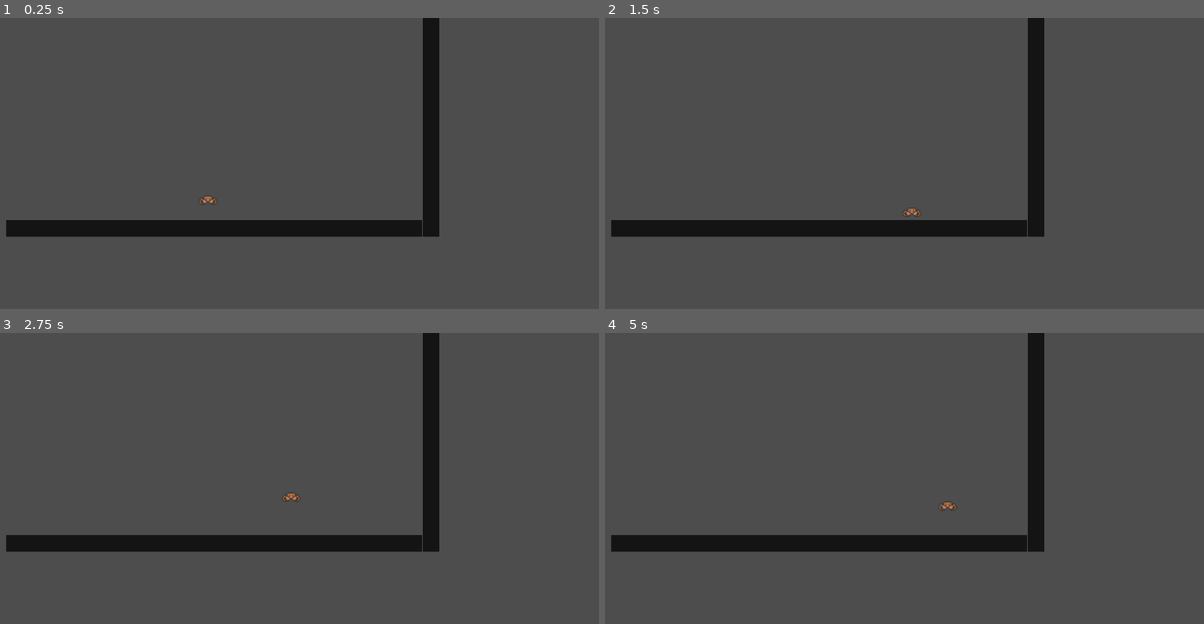
Above: before the commit, frames 1-4 (two rows, left to right).
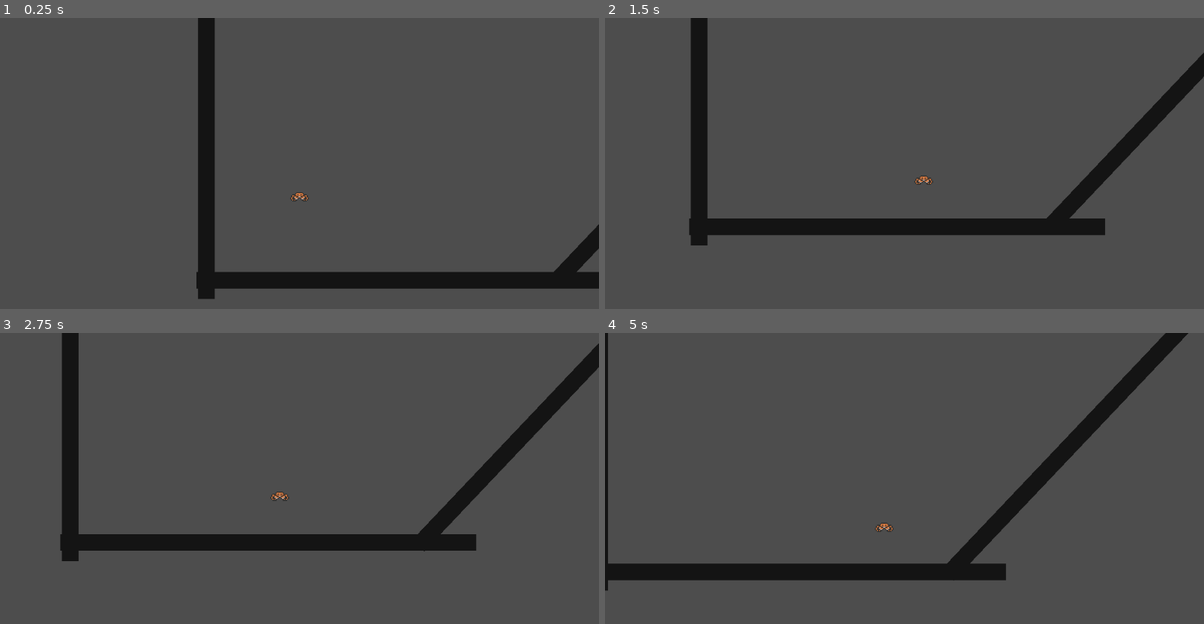
Above: after the commit, the same moments.

Repository: azeloup/crab-game
Game: Godot game, scene res://main.tscn
The game is run twice, just before and just after one commit, with the same random seed, the same clock (stepped at 60 frames per second) and the same inputs.
Inputs:
- Up to frame 1 (0.25 s): no input
- Up to frame 2 (1.5 s): hold D (move_right) from 0.53 s (still down); tap Shift (dash, bound only after the commit) at 0.6 s; tap Space (jump) at 0.77, 0.8, 1.07, 1.35 s
- Up to frame 3 (2.75 s): tap Space (jump) at 1.52, 1.82, 2.3 s; tap Shift (dash, bound only after the commit) at 1.55, 2.1 s; release D (move_right) at 2.03 s; hold A (move_left) from 2.03 s (still down)
- Up to frame 4 (5 s): release A (move_left) at 2.78 s; hold D (move_right) 2.78-4.28 s; tap Shift (dash, bound only after the commit) at 2.85, 4.35 s; tap Space (jump) at 3.02, 3.32, 3.6, 3.77, 4.07, 4.52, 4.82 s; hold A (move_left) from 4.28 s (still down)

The runs differ from the first frame. In frame 1, 13% of the frame differs, in the area x 1-100%, y 0-97%; in frame 2, 8.0%; in frame 3, 7.4%; in frame 4, 13%.

Commit message:
feat: adding basic movement and a dash

Diff:
--- a/crab-game/crab.gd
+++ b/crab-game/crab.gd
@@ -2,28 +2,160 @@
 
 @export var speed: float = 200.0
 @export var jump_velocity: float = -350.0
+@export var wall_climb_speed: float = 150.0
+@export var wall_jump_push: float = 250.0
+@export var wall_jump_up: float = 350.0
+@export var rotation_lerp_speed: float = 12.0
+@export var wall_stick_cooldown: float = 0.15
+@export var dash_speed: float = 600.0
+@export var dash_duration: float = 0.15
+@export var dash_cooldown: float = 0.4
+@export var dash_ghost_fade: float = 0.3
+
+enum State { NORMAL, WALL_STICK, DASH }
 
 @onready var sprite: AnimatedSprite2D = $AnimatedSprite2D
 
+var state: State = State.NORMAL
+var wall_normal: Vector2 = Vector2.ZERO
+var stick_cooldown: float = 0.0
+var facing: float = 1.0
+var dash_dir: float = 1.0
+var dash_timer: float = 0.0
+var dash_cd_timer: float = 0.0
+var air_dash_available: bool = true
+
 
 func _physics_process(delta: float) -> void:
-	# Gravité
+	stick_cooldown = max(0.0, stick_cooldown - delta)
+	dash_cd_timer = max(0.0, dash_cd_timer - delta)
+
+	match state:
+		State.NORMAL:
+			_process_normal(delta)
+		State.WALL_STICK:
+			_process_wall_stick(delta)
+		State.DASH:
+			_process_dash(delta)
+
+	_update_rotation(delta)
+	_update_animation()
+
+
+func _process_normal(delta: float) -> void:
+	if is_on_floor():
+		air_dash_available = true
+
+	var direction := Input.get_axis("move_left", "move_right")
+	if direction != 0.0:
+		facing = signf(direction)
+
+	# Dash
+	if Input.is_action_just_pressed("dash") and dash_cd_timer == 0.0:
+		var grounded := is_on_floor()
+		if grounded or air_dash_available:
+			if not grounded:
+				air_dash_available = false
+			_start_dash(direction)
+			return
+
 	if not is_on_floor():
 		velocity += get_gravity() * delta
 
-	# Saut
+	# Saut au sol
 	if is_on_floor() and Input.is_action_just_pressed("jump"):
 		velocity.y = jump_velocity
 
-	var direction := Input.get_axis("move_left", "move_right")
 	velocity.x = direction * speed
 
 	move_and_slide()
-	_update_animation(direction)
+
+	# Accroched
+	if not is_on_floor() and is_on_wall() and stick_cooldown == 0.0:
+		state = State.WALL_STICK
+		wall_normal = get_wall_normal()
+		velocity = Vector2.ZERO
+		air_dash_available = true
 
 
-func _update_animation(direction: float) -> void:
-	if direction != 0.0 and is_on_floor():
+func _process_wall_stick(_delta: float) -> void:
+	var tangent := wall_normal.orthogonal()           # direction le long du mur
+	var direction := Input.get_axis("move_right", "move_left")
+	velocity = tangent * direction * wall_climb_speed - wall_normal * 20.0
+
+	# Saut diagonal opposé -> détache
+	if Input.is_action_just_pressed("jump"):
+		velocity = wall_normal * wall_jump_push + Vector2.UP * wall_jump_up
+		stick_cooldown = wall_stick_cooldown
+		state = State.NORMAL
+		return
+
+	move_and_slide()
+
+	if is_on_floor() or not is_on_wall():
+		stick_cooldown = wall_stick_cooldown
+		state = State.NORMAL
+
+
+func _start_dash(input_dir: float) -> void:
+	dash_dir = signf(input_dir) if input_dir != 0.0 else facing
+	dash_timer = dash_duration
+	dash_cd_timer = dash_cooldown
+	state = State.DASH
+
+
+func _process_dash(delta: float) -> void:
+	dash_timer -= delta
+	velocity = Vector2(dash_dir * dash_speed, 0.0)
+	move_and_slide()
+	_spawn_dash_ghost()
+
+	if dash_timer <= 0.0:
+		state = State.NORMAL
+
+
+func _spawn_dash_ghost() -> void:
+	var frames := sprite.sprite_frames
+	if frames == null:
+		return
+	var tex := frames.get_frame_texture(sprite.animation, sprite.frame)
+	if tex == null:
+		return
+
+	var ghost := Sprite2D.new()
+	var holder := get_parent()
+	if holder == null:
+		holder = self
+	holder.add_child(ghost)
+
+	ghost.texture = tex
+	ghost.centered = sprite.centered
+	ghost.offset = sprite.offset
+	ghost.flip_h = sprite.flip_h
+	ghost.flip_v = sprite.flip_v
+	ghost.global_transform = sprite.global_transform
+	ghost.z_index = sprite.z_index - 1
+
+	var tw := ghost.create_tween()
+	tw.tween_property(ghost, "modulate:a", 0.0, dash_ghost_fade)
+	tw.tween_callback(ghost.queue_free)
+
+
+func _update_rotation(delta: float) -> void:
+	var target := 0.0
+	if state == State.WALL_STICK:
+		target = wall_normal.angle() + PI / 2.0
+	sprite.rotation = lerp_angle(
+		sprite.rotation, target, 1.0 - exp(-rotation_lerp_speed * delta))
+
+
+func _update_animation() -> void:
+	var moving := Input.get_axis("move_left", "move_right") != 0.0
+	if state == State.DASH:
+		sprite.play("walk")
+	elif state == State.WALL_STICK:
+		sprite.play("walk" if moving else "idle")
+	elif moving and is_on_floor():
 		sprite.play("walk")
 	else:
 		sprite.play("idle")
--- a/crab-game/crab.tscn
+++ b/crab-game/crab.tscn
@@ -54,15 +54,44 @@
 [sub_resource type="RectangleShape2D" id="RectangleShape2D_crab"]
 size = Vector2(28, 24)
 
+[sub_resource type="RectangleShape2D" id="RectangleShape2D_wad7g"]
+size = Vector2(9.5, 7)
+
+[sub_resource type="RectangleShape2D" id="RectangleShape2D_14etv"]
+size = Vector2(9, 6.5)
+
 [node name="Crab" type="CharacterBody2D" unique_id=1092594394]
 position = Vector2(0, -21)
 script = ExtResource("2_script")
 
 [node name="AnimatedSprite2D" type="AnimatedSprite2D" parent="." unique_id=340804202]
+position = Vector2(0, 22)
 scale = Vector2(2, 2)
+offset = Vector2(0, -11)
 sprite_frames = SubResource("SpriteFrames_crab")
 animation = &"idle"
+frame_progress = 0.23545086
 
 [node name="CollisionShape2D" type="CollisionShape2D" parent="." unique_id=927285620]
 position = Vector2(0, 21)
 shape = SubResource("RectangleShape2D_crab")
+
+[node name="LeftLeg" type="Area2D" parent="." unique_id=1995872387]
+position = Vector2(9.75, 30)
+collision_layer = 2
+collision_mask = 2
+
+[node name="CollisionShape2D" type="CollisionShape2D" parent="LeftLeg" unique_id=192694144]
+shape = SubResource("RectangleShape2D_wad7g")
+
+[node name="RightLeg" type="Area2D" parent="." unique_id=1898058021]
+position = Vector2(-9.5, 30.25)
+collision_layer = 2
+collision_mask = 2
+
+[node name="CollisionShape2D" type="CollisionShape2D" parent="RightLeg" unique_id=1297630381]
+shape = SubResource("RectangleShape2D_14etv")
+
+[node name="Camera2D" type="Camera2D" parent="."]
+position = Vector2(0, 21)
+position_smoothing_enabled = true
--- a/crab-game/main.tscn
+++ b/crab-game/main.tscn
@@ -6,11 +6,23 @@
 [node name="Main" type="Node2D" unique_id=358108906]
 
 [node name="Ground" parent="." unique_id=1849160915 instance=ExtResource("2_wall")]
-position = Vector2(412, 406)
+position = Vector2(602, 513)
 
 [node name="Crab" parent="." unique_id=1840238896 instance=ExtResource("1_crab")]
 position = Vector2(400, 300)
 
 [node name="Ground2" parent="." unique_id=1116452425 instance=ExtResource("2_wall")]
-position = Vector2(829, 22)
-rotation = -1.5707964
+position = Vector2(1165, 228)
+rotation = -0.81332344
+
+[node name="Ground3" parent="." unique_id=2035897328 instance=ExtResource("2_wall")]
+position = Vector2(221, 149)
+rotation = 1.5707964
+
+[node name="Ground4" parent="." unique_id=1859404081 instance=ExtResource("2_wall")]
+position = Vector2(614, -297)
+scale = Vector2(0.9999999, 0.9999999)
+
+[node name="Ground5" parent="." unique_id=292874313 instance=ExtResource("2_wall")]
+position = Vector2(1814, 78)
+scale = Vector2(0.99999976, 0.99999976)
--- a/crab-game/project.godot
+++ b/crab-game/project.godot
@@ -20,18 +20,31 @@
 move_left={
 "deadzone": 0.5,
 "events": [Object(InputEventKey,"resource_local_to_scene":false,"resource_name":"","device":-1,"window_id":0,"alt_press …(190 unchanged characters)…
-, Object(InputEventKey,"resource_local_to_scene":false,"resource_name":"","device":-1,"window_id":0,"alt_pressed":false,"shift_pressed":false,"ctrl_pressed":false,"meta_pressed":false,"pressed":false,"keycode":0,"physical_keycode":4194319,"key_label":0,"unicode":0,"location":0,"echo":false,"script":null)
 ]
 }
 move_right={
 "deadzone": 0.5,
 "events": [Object(InputEventKey,"resource_local_to_scene":false,"resource_name":"","device":-1,"window_id":0,"alt_press …(190 unchanged characters)…
-, Object(InputEventKey,"resource_local_to_scene":false,"resource_name":"","device":-1,"window_id":0,"alt_pressed":false,"shift_pressed":false,"ctrl_pressed":false,"meta_pressed":false,"pressed":false,"keycode":0,"physical_keycode":4194321,"key_label":0,"unicode":0,"location":0,"echo":false,"script":null)
 ]
 }
 jump={
 "deadzone": 0.5,
 "events": [Object(InputEventKey,"resource_local_to_scene":false,"resource_name":"","device":-1,"window_id":0,"alt_press …(190 unchanged characters)…
+]
+}
+dash={
+"deadzone": 0.5,
+"events": [Object(InputEventKey,"resource_local_to_scene":false,"resource_name":"","device":-1,"window_id":0,"alt_pressed":false,"shift_pressed":false,"ctrl_pressed":false,"meta_pressed":false,"pressed":false,"keycode":0,"physical_keycode":4194325,"key_label":0,"unicode":0,"location":0,"echo":false,"script":null)
+]
+}
+tilt_left={
+"deadzone": 0.5,
+"events": [Object(InputEventKey,"resource_local_to_scene":false,"resource_name":"","device":-1,"window_id":0,"alt_pressed":false,"shift_pressed":false,"ctrl_pressed":false,"meta_pressed":false,"pressed":false,"keycode":0,"physical_keycode":81,"key_label":0,"unicode":0,"location":0,"echo":false,"script":null)
+]
+}
+tilt_right={
+"deadzone": 0.5,
+"events": [Object(InputEventKey,"resource_local_to_scene":false,"resource_name":"","device":-1,"window_id":0,"alt_pressed":false,"shift_pressed":false,"ctrl_pressed":false,"meta_pressed":false,"pressed":false,"keycode":0,"physical_keycode":69,"key_label":0,"unicode":0,"location":0,"echo":false,"script":null)
 ]
 }
 
@@ -41,4 +54,5 @@
 
 [rendering]
 
+textures/canvas_textures/default_texture_filter=0
 rendering_device/driver.windows="d3d12"
--- a/crab-game/wall.tscn
+++ b/crab-game/wall.tscn
@@ -7,6 +7,7 @@
 size = Vector2(800, 32)
 
 [node name="Wall" type="StaticBody2D" unique_id=1116452425]
+collision_layer = 3
 script = ExtResource("1_script")
 
 [node name="CollisionShape2D" type="CollisionShape2D" parent="." unique_id=924283271]
